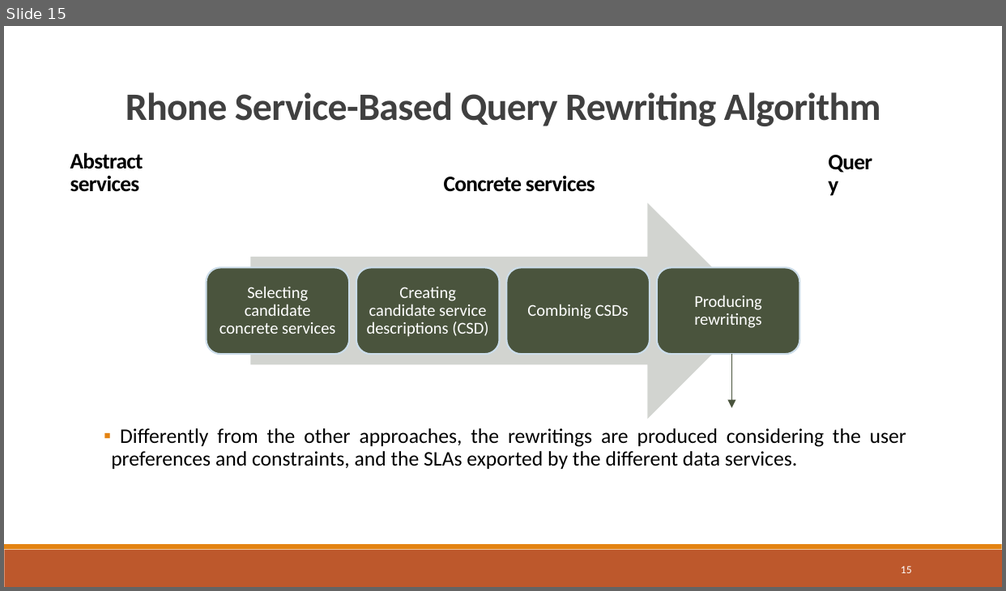
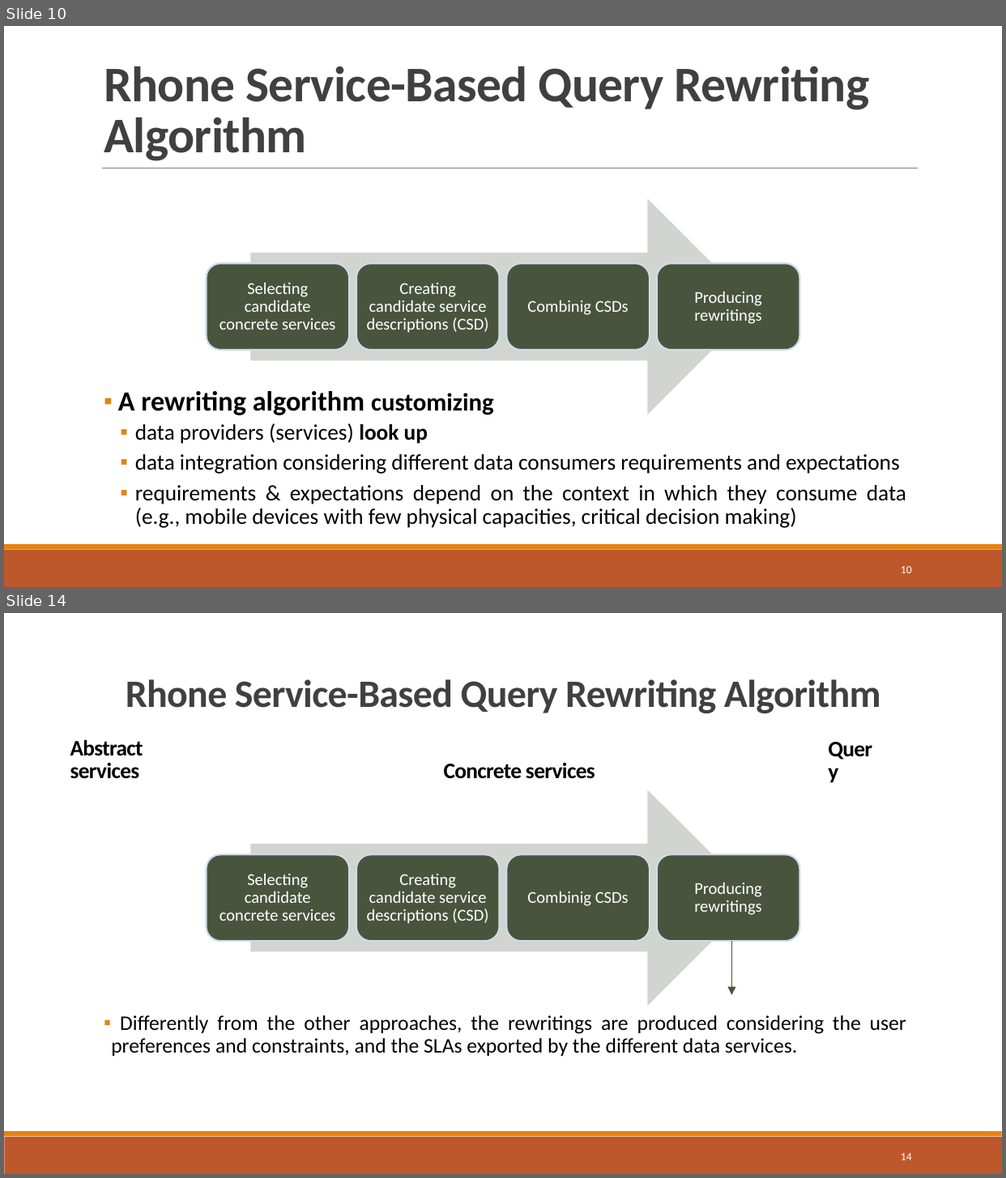
Before and after one commit to danielboni/DanielCarvalho-PhD, a slide deck: Presentations/ADBIS 2016/ADBIS-2016-Presentation.pptx. Shown one above the other, each under a label of ours: slide 15 before the commit, slides 10 and 14 after it; the slides between them are not shown. The pictures are 1006x591 and 1006x1178 pixels, drawn with LibreOffice and Linux fonts; fonts in the diff are those of the drawing. Boxes give left, top, right and bottom in pixels: in the first picture for what was removed or moved away, otherwise in the second. Text is boxed around its words. In the diff, an @@ line names an element or a change of style, - is before the commit and + after.

Commit message:
Modifications de Geno sur l'objectif, vision et principe de l'algorithme

```diff
--- a/Presentations/ADBIS 2016/ADBIS-2016-Presentation.pptx
+++ b/Presentations/ADBIS 2016/ADBIS-2016-Presentation.pptx
@@ slide 10 added at <box>4,26,1002,587</box>, background #FFFFFF; not listed: 2 template elements that a slide beside it also shows @@
@@ title added at <box>104,66,869,161</box>, 36 pt, text #404040, bold @@
+Rhone Service-Based Query Rewriting Algorithm
@@ line added from (102, 169) to (917, 169), #808080 0.5 pt @@
@@ right arrow added at <box>250,199,756,415</box>, fill #D3D5D1 @@
@@ freeform shape added at <box>206,263,349,350</box>, fill #4A543E, outline #CCDDEA 1.25 pt, 12 pt, text #FFFFFF @@
+Selecting candidate concrete services
@@ freeform shape added at <box>356,263,499,350</box>, fill #4A543E, outline #CCDDEA 1.25 pt, 12 pt, text #FFFFFF @@
+Creating candidate service descriptions (CSD)
@@ freeform shape added at <box>507,263,650,350</box>, fill #4A543E, outline #CCDDEA 1.25 pt, 12 pt, text #FFFFFF @@
+Combinig CSDs
@@ freeform shape added at <box>657,263,799,350</box>, fill #4A543E, outline #CCDDEA 1.25 pt, 12 pt, text #FFFFFF @@
+Producing rewritings
@@ text added at <box>118,391,906,528</box>, 16 pt, text #000000 @@
+▪ A rewriting algorithm customizing
+  ▪ data providers (services) look up
+  ▪ data integration considering different data consumers requirements and expectations
+  ▪ requirements & expectations depend on the context in which they consume data (e.g., mobile devices with few physical capacities, critical decision making)
@@ page number added at <box>901,566,912,574</box>, 7.9 pt, text #FFFFFF @@
+10
@@ what was slide 15 is now slide 14 @@
@@ page number at <box>901,1153,912,1161</box>: text changed @@
-15
+14
```
Also in this commit, not shown: 7 slides changed, 2 other slides added, 1 slide removed.
